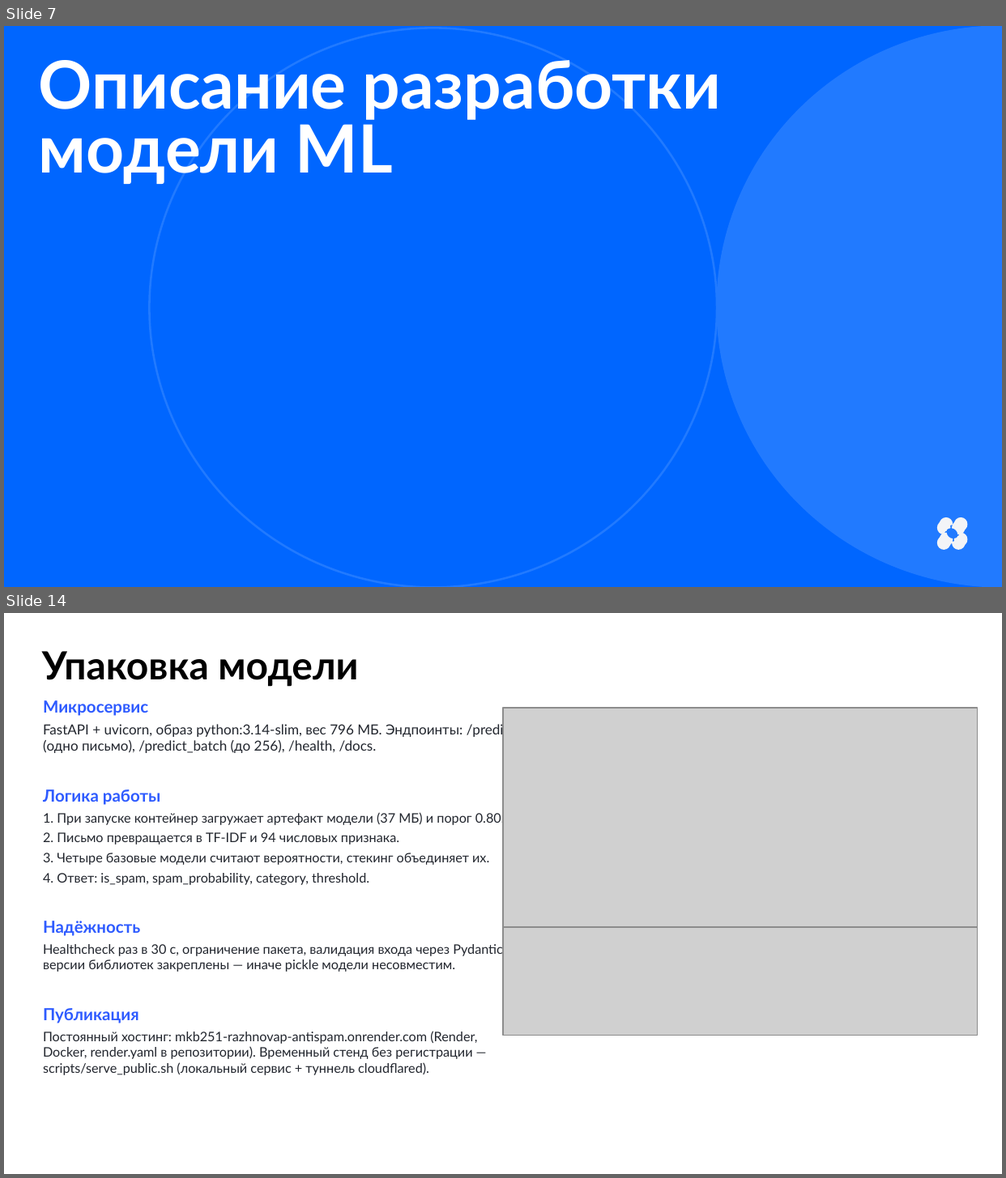
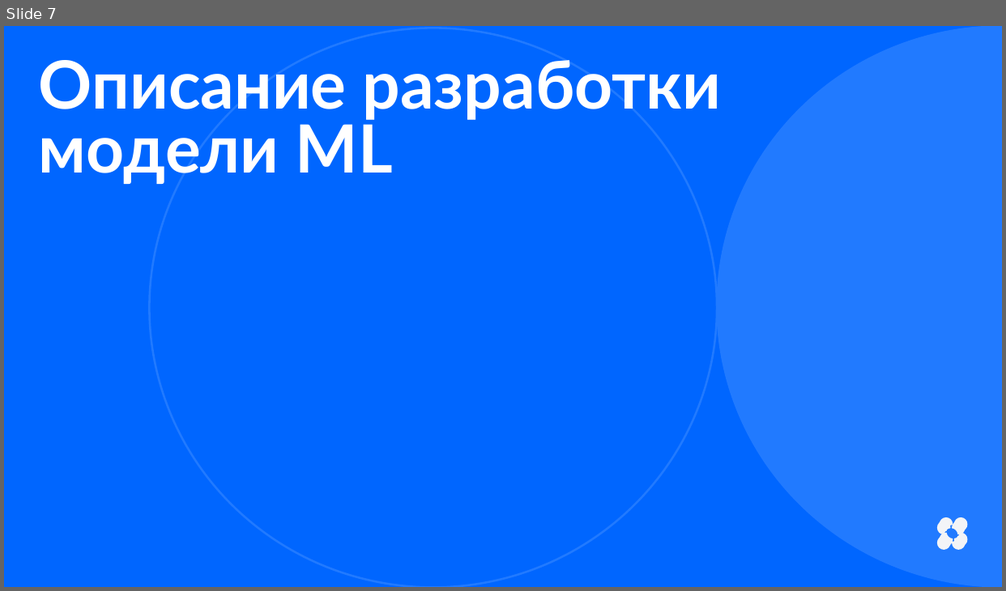
Before and after one commit to Andrey123654/antispam-ml, a slide deck: reports/MKB251-RazhnovAP_Итоговое_задание.pptx. Shown one above the other, each under a label of ours: slides 7 and 14 before the commit, slide 7 after it; the slides between them are not shown. The pictures are 1006x1178 and 1006x591 pixels, drawn with LibreOffice and Linux fonts; fonts in the diff are those of the drawing; grey boxes stand for pictures. Boxes give left, top, right and bottom in pixels: in the first picture for what was removed or moved away, otherwise in the second. Text is boxed around its words. In the diff, an @@ line names an element or a change of style, - is before the commit and + after.

```diff
--- a/reports/MKB251-RazhnovAP_Итоговое_задание.pptx
+++ b/reports/MKB251-RazhnovAP_Итоговое_задание.pptx
@@ slide 14 removed at box(4, 613, 1002, 1174), background #FFFFFF @@
@@ text removed at box(42, 651, 358, 687) @@
-Упаковка модели
@@ text removed at box(43, 700, 515, 1076) @@
-Микросервис
-FastAPI + uvicorn, образ python:3.14-slim, вес 796 МБ. Эндпоинты: /predict (одно письмо), /predict_batch (до 256), /health, /docs.
-Логика работы
-1. При запуске контейнер загружает артефакт модели (37 МБ) и порог 0.80.
-2. Письмо превращается в TF-IDF и 94 числовых признака.
-3. Четыре базовые модели считают вероятности, стекинг объединяет их.
-4. Ответ: is_spam, spam_probability, category, threshold.
-Надёжность
-Healthcheck раз в 30 с, ограничение пакета, валидация входа через Pydantic, версии библиотек закреплены — иначе pickle модели несовместим.
-Публикация
-Постоянный хостинг: mkb251-razhnovap-antispam.onrender.com (Render, Docker, render.yaml в репозитории). Временный стенд без регистрации — scripts/serve_public.sh (локальный сервис + туннель cloudflared).
@@ picture removed at box(503, 708, 977, 937) @@
@@ picture removed at box(503, 927, 977, 1036) @@
```
Also in this commit, not shown: 4 slides changed, 12 slides added, 11 other slides removed, 1 other file.
